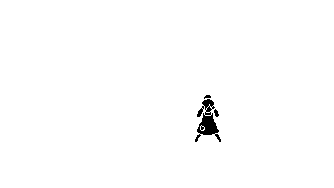
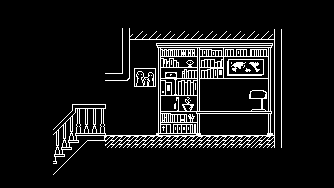
Revision of a layered 334 x 188 image; what changed, layer by layer:
hid group "リビング" (33 layers) over (0, 0, 326, 188)
hid group "mother_sit" (2 layers) over (194, 94, 222, 143)
added group "書斎" with 7 layers above "レイヤー" over (53, 28, 282, 175)
added group "photo" with 2 layers in group "書斎" over (135, 69, 155, 86)
moved "レイヤー #17" into group "photo", painted on it over (134, 69, 156, 143)
added layer "レイヤー #40" in group "photo" over (135, 69, 155, 86)
moved "レイヤー #16" into group "書斎", painted on it over (53, 104, 154, 175)
added layer "repeat コピー" in group "書斎" over (105, 31, 274, 148)
added layer "main コピー" in group "書斎" over (105, 28, 282, 148)
added layer "Layer 2" in group "書斎" over (156, 44, 273, 135)
showed "レイヤー" over (0, 0, 334, 188)
